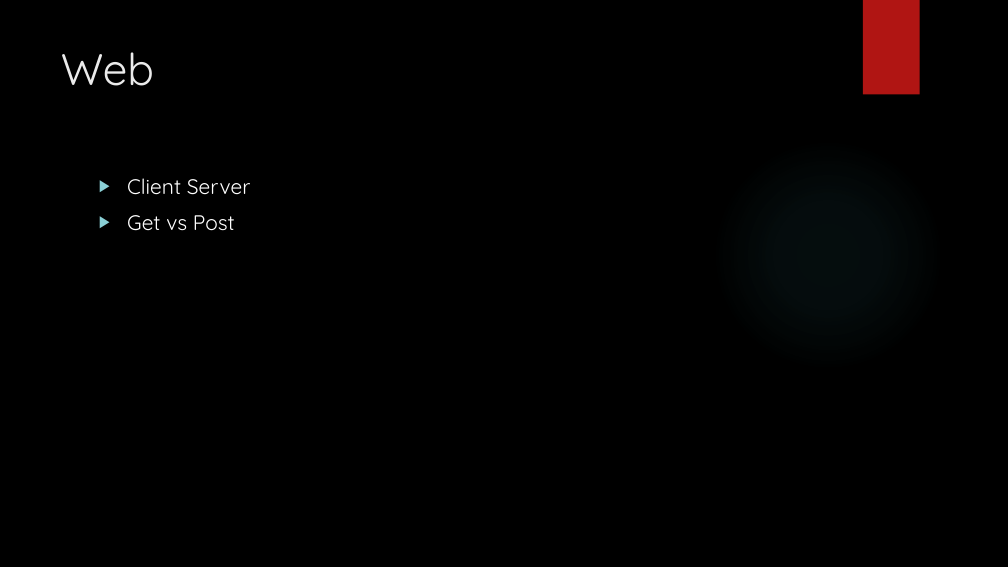
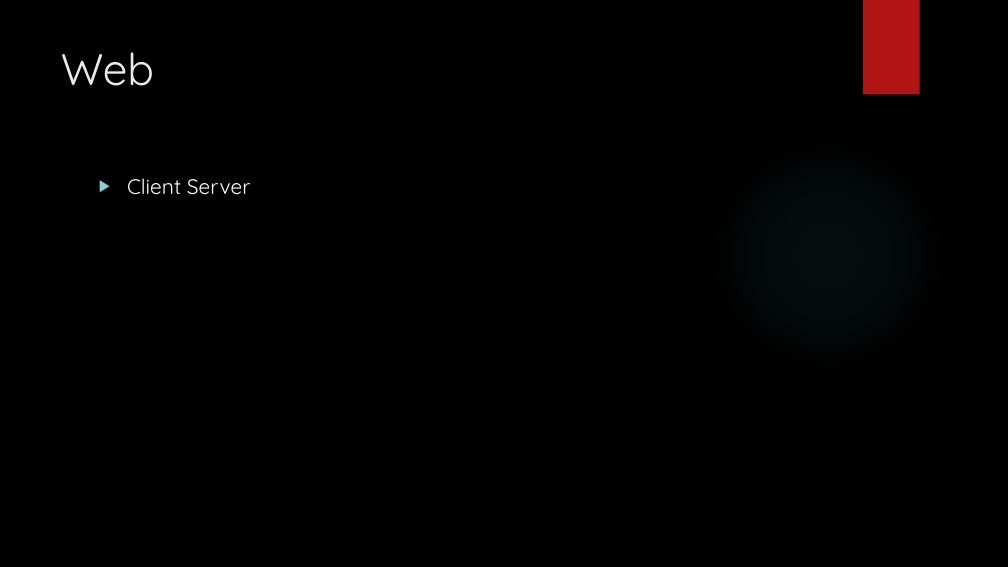
Before and after one commit to leolana/AspnetMvcLab, a slide deck: slide 2 of Presentation/AspNetMvc.pptx. Drawn at 1008x567 pixels with LibreOffice and Linux fonts; fonts in the diff are those of the drawing; background and template pictures are left out. Boxes give left, top, right and bottom in pixels: in the first picture for what was removed or moved away, otherwise in the second. Text is boxed around its words. In the diff, an @@ line names an element or a change of style, - is before the commit and + after.

```diff
--- a/Presentation/AspNetMvc.pptx
+++ b/Presentation/AspNetMvc.pptx
@@ text at bbox=[127, 215, 235, 231]: paragraph removed @@
-▶ Get vs Post
```
Also in this commit, not shown: 3 other slides changed.
